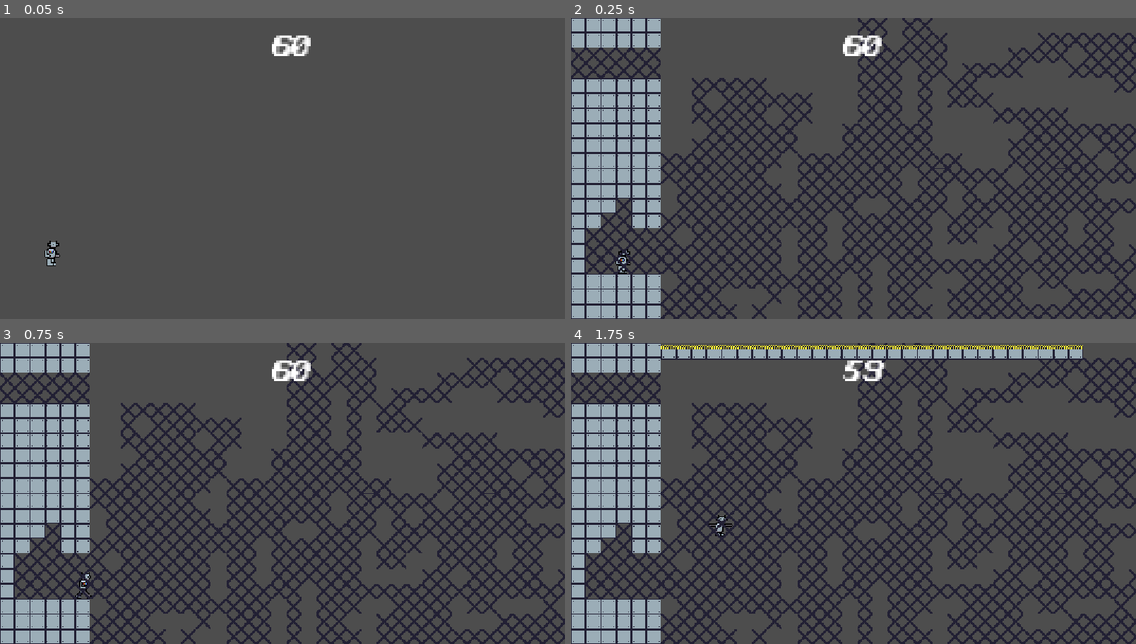
Above: before the commit, frames 1-4 (two rows, left to right).
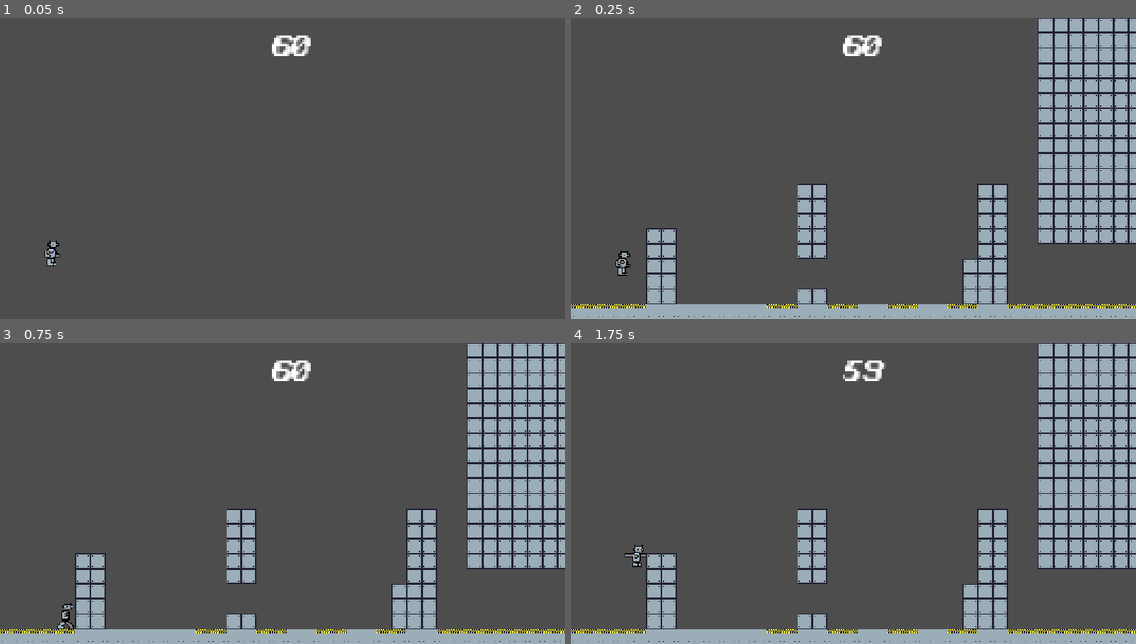
Above: after the commit, the same moments.

Repository: Gamnraa/GMTK2026
Game: Godot game, scene res://MainScene.tscn
Two runs of this game, one before a commit and one after it. Both use one fixed random seed, a clock stepped at 60 frames per second and the inputs below. The engine's default icon, where the game draws it, is replaced by a stand-in: a white triangle on a blue panel in a dark square.
Inputs:
- Up to frame 1 (0.05 s): no input
- Up to frame 2 (0.25 s): no input
- Up to frame 3 (0.75 s): tap Enter (ui_accept) at 0.5 s; hold D (right) from 0.53 s (still down); hold S (ground_pound) from 0.53 s (still down)
- Up to frame 4 (1.75 s): keep holding D (right); tap Space (jump) at 0.77, 1.52 s; release S (ground_pound) at 1.28 s; tap S (ground_pound) at 1.35 s

Frame 1 is identical in both runs. In frame 2, 49% of the frame differs, in the area x 0-100%, y 0-100%; in frame 3, 49%; in frame 4, 52%.

Commit message:
Update Global.gd

Diff:
--- a/gmtk-2026/Scripts/Global.gd
+++ b/gmtk-2026/Scripts/Global.gd
@@ -6,7 +6,7 @@
 var PauseTime = false
 
 var score = 0
-var level = 28
+var level = 0
 var deaths = 0
 var is_ingame = false
 var is_gameover = false
